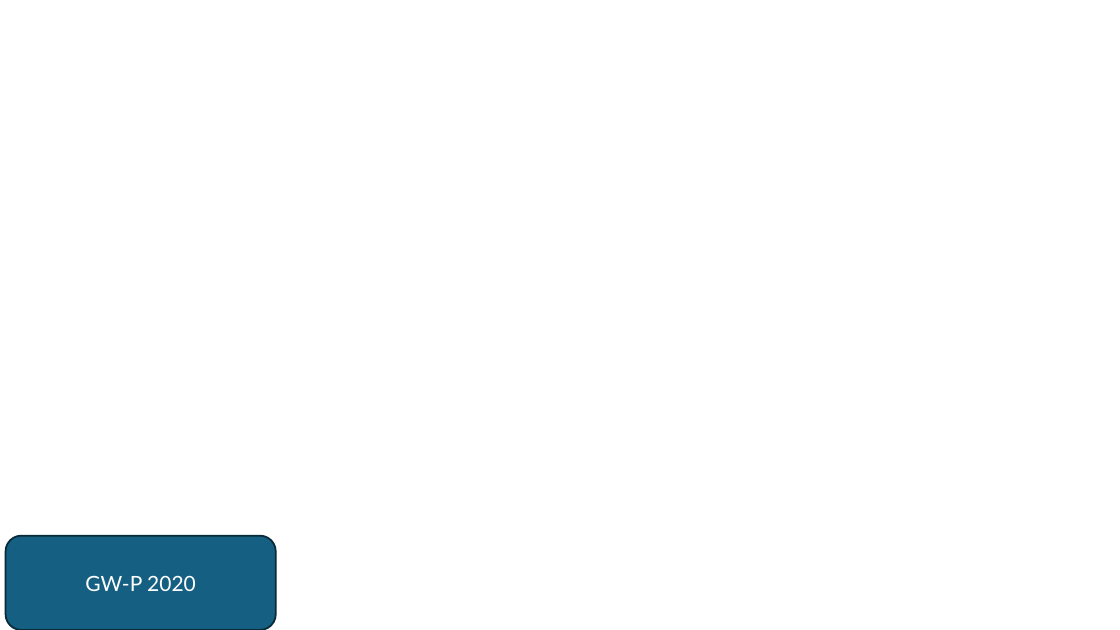
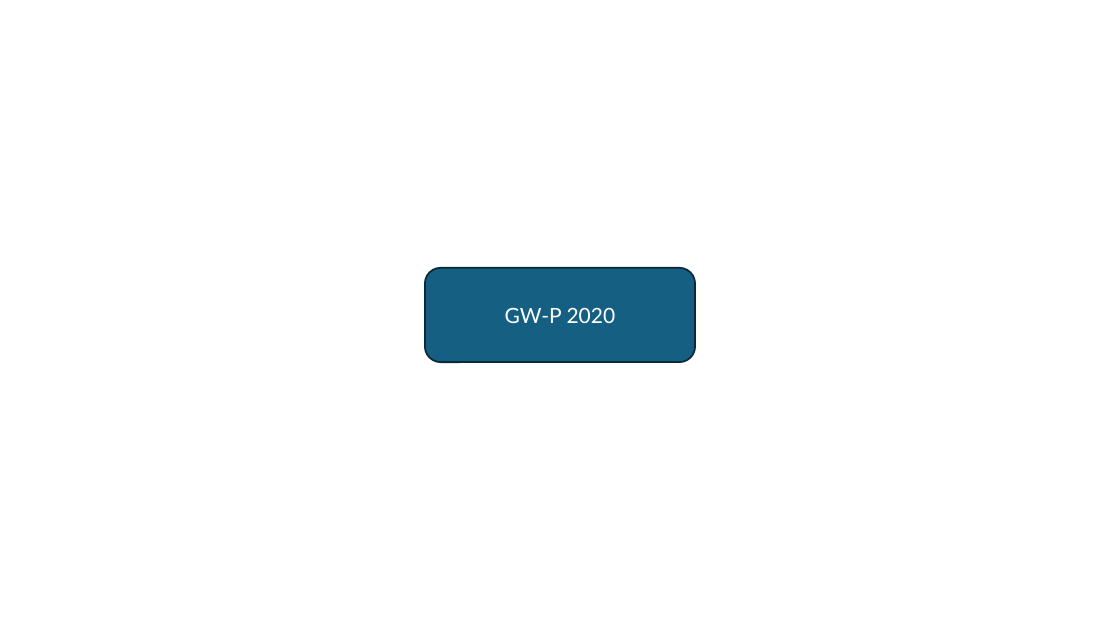
Before and after one commit to Pierre063/ebook-sync-source, a slide deck: slide 1 of Power point.pptx. Drawn at 1120x630 pixels with LibreOffice and Linux fonts; fonts in the diff are those of the drawing. Boxes give left, top, right and bottom in pixels: in the first picture for what was removed or moved away, otherwise in the second. Text is boxed around its words. In the diff, an @@ line names an element or a change of style, - is before the commit and + after.

```diff
--- a/Power point.pptx
+++ b/Power point.pptx
@@ rounded rectangle "GW-P 2020": place and size @@
-rounded rectangle "GW-P 2020" at (6, 536, 276, 630)
+rounded rectangle "GW-P 2020" at (425, 268, 696, 362)
```
Also in this commit, not shown: 1 other file.
